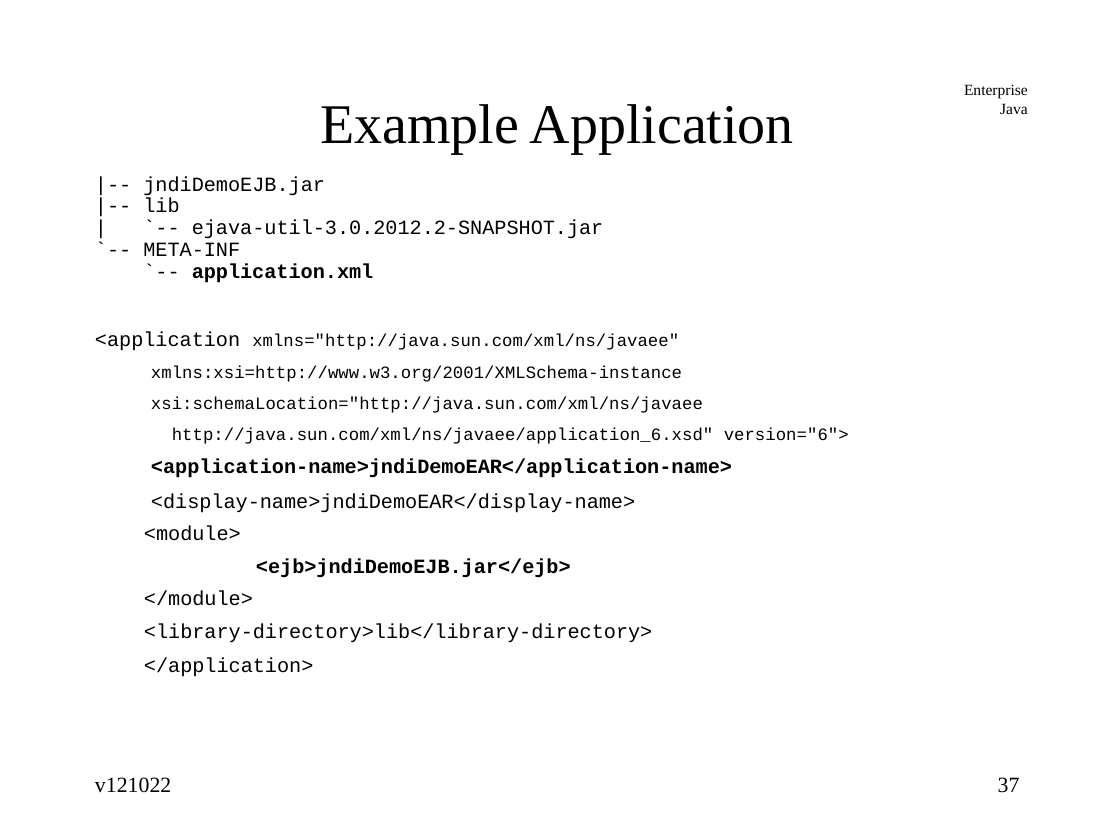
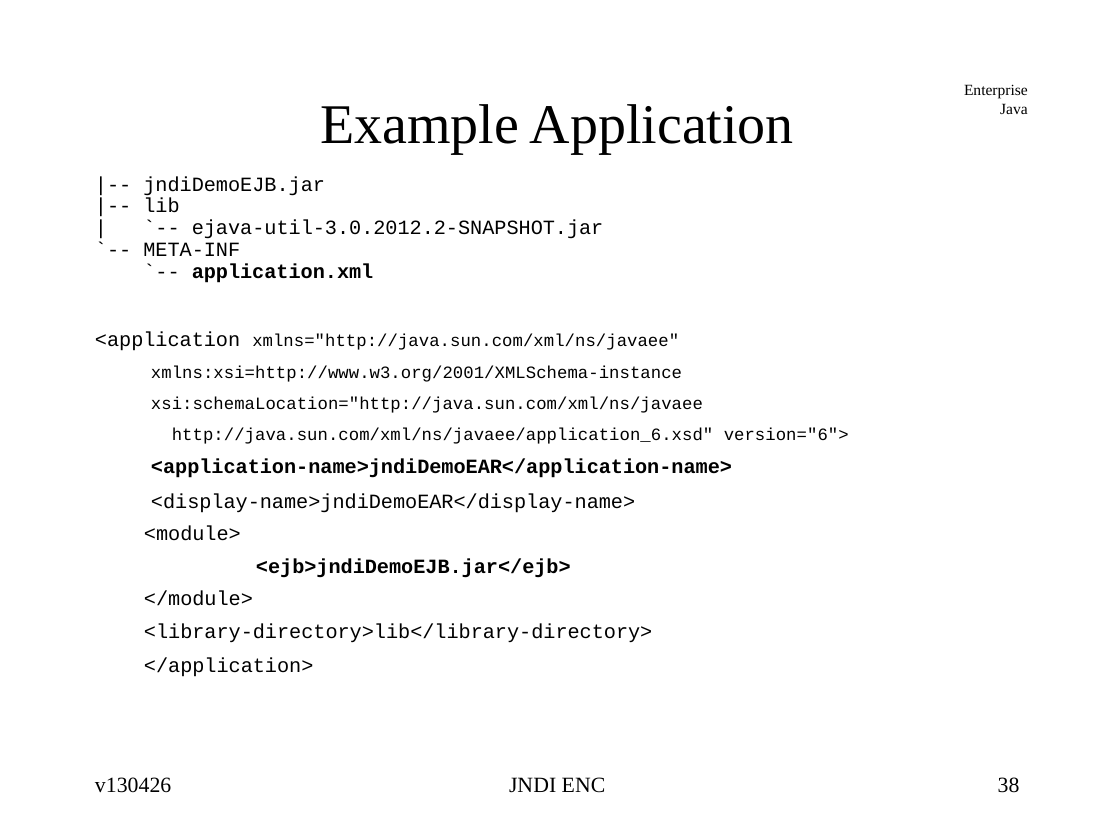
Before and after one commit to jcstaff/ejava-javaee, a slide deck: slide 38 of jndiDemo/src/site/resources/lectures/jndiENC.ppt (slide 37 before the commit). Drawn at 1120x840 pixels with LibreOffice and Linux fonts; fonts in the diff are those of the drawing. Boxes give left, top, right and bottom in pixels: in the first picture for what was removed or moved away, otherwise in the second. Text is boxed around its words. In the diff, an @@ line names an element or a change of style, - is before the commit and + after.

```diff
--- a/jndiDemo/src/site/resources/lectures/jndiENC.ppt
+++ b/jndiDemo/src/site/resources/lectures/jndiENC.ppt
@@ text at box(95, 777, 171, 793): text changed @@
-v121022
+v130426
@@ text added at box(509, 777, 606, 793), 14 pt, text #000000 @@
+JNDI ENC
@@ page number at box(998, 777, 1020, 793): text changed @@
-37
+38
```
Also in this commit, not shown: 43 other slides changed, 1 slide added.
